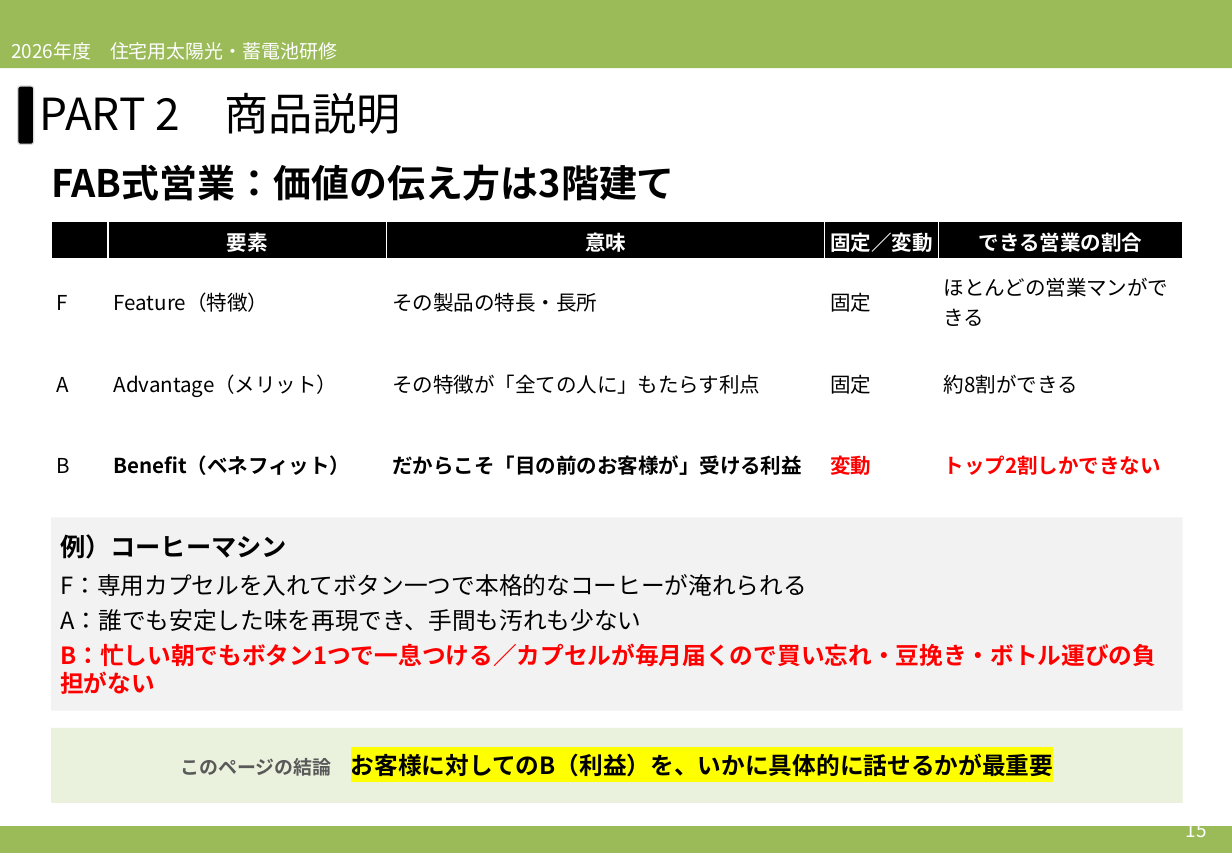
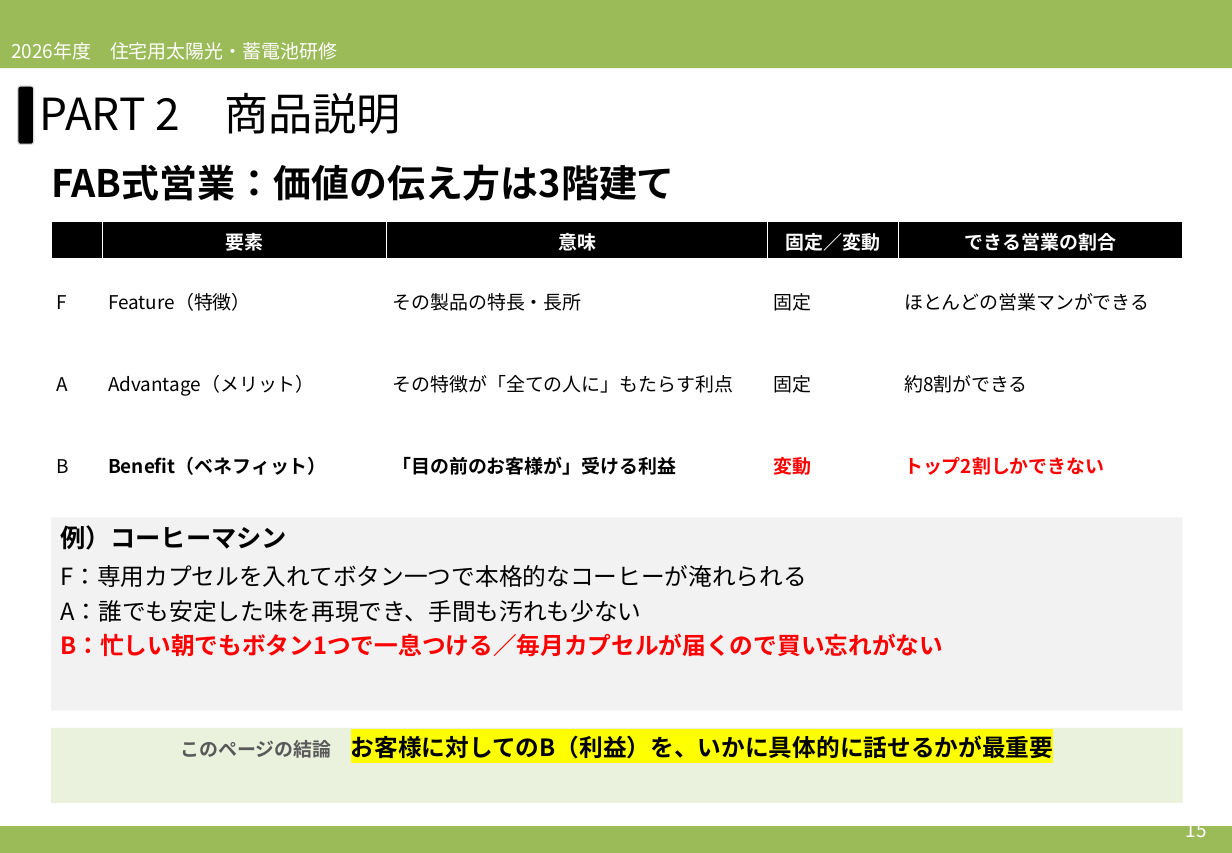
Before and after one commit to soshiro-iki-sys/-, a slide deck: slide 15 of slides/2026営業研修_第3回_必要性訴求②＆ロープレ.pptx. Drawn at 1232x853 pixels with LibreOffice and Linux fonts; fonts in the diff are those of the drawing. Boxes give left, top, right and bottom in pixels: in the first picture for what was removed or moved away, otherwise in the second. Text is boxed around its words. In the diff, an @@ line names an element or a change of style, - is before the commit and + after.

```diff
--- a/slides/2026営業研修_第3回_必要性訴求②＆ロープレ.pptx
+++ b/slides/2026営業研修_第3回_必要性訴求②＆ロープレ.pptx
@@ table at [51, 222, 1183, 506] @@
-row 4, column 3: だからこそ「目の前のお客様が」受ける利益
+row 4, column 3: 「目の前のお客様が」受ける利益
@@ size 13 to 12 pt in "要素", "意味", "固定／変動", "できる営業の割合" and 14 more places @@
@@ rectangle "例）コーヒーマシン" at [51, 518, 1183, 711]: vertical alignment middle to top @@
@@ text in rectangle at [60, 633, 943, 657]: text changed @@
-B：忙しい朝でもボタン1つで一息つける／カプセルが毎月届くので買い忘れ・豆挽き・ボトル運びの負担がない
+B：忙しい朝でもボタン1つで一息つける／毎月カプセルが届くので買い忘れがない
@@ rectangle "このページの結論 お客様に対してのB（利益）を、いかに具体的に話せるかが最重要" at [51, 728, 1183, 803]: vertical alignment middle to top @@
```
Also in this commit, not shown: 29 other slides changed, 7 other files.
